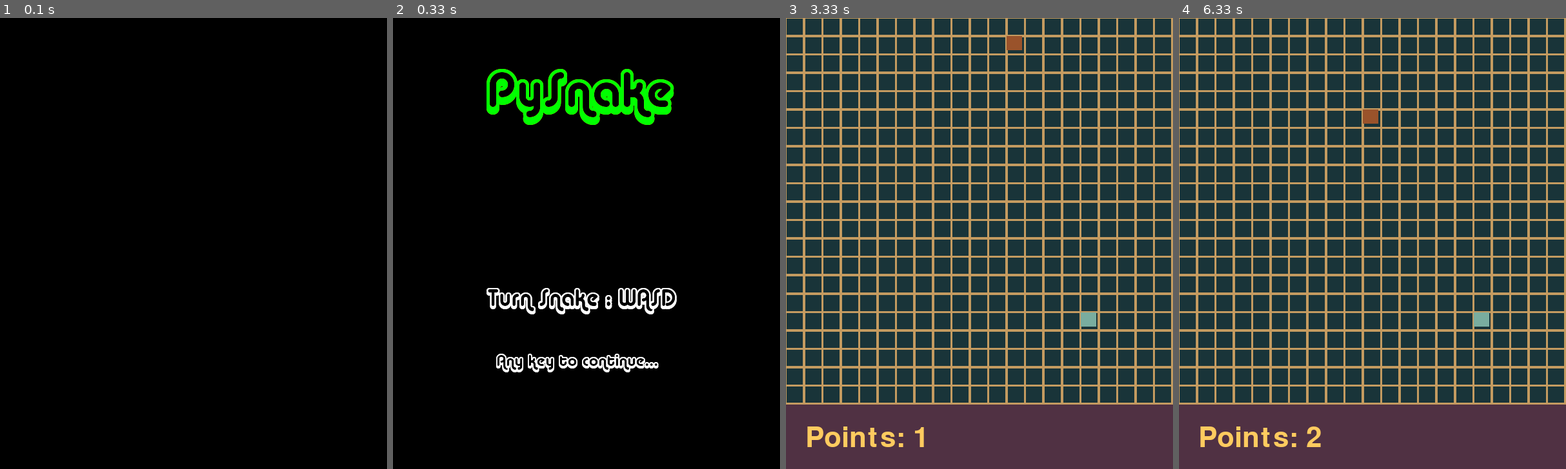
Above: before the commit, frames 1-4 (left to right).
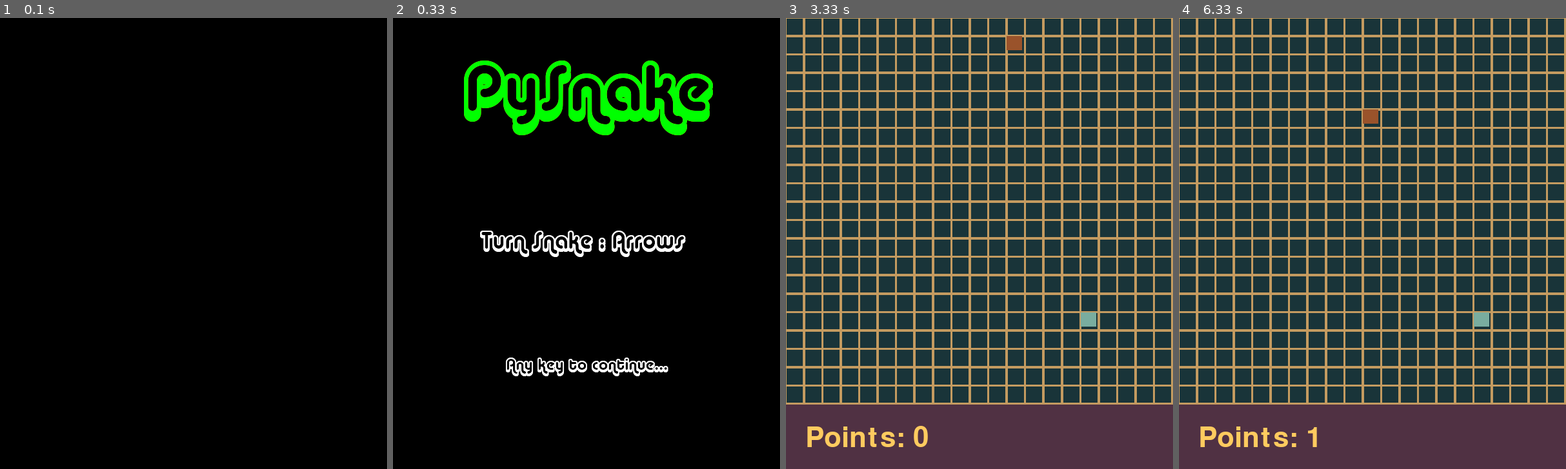
Above: after the commit, the same moments.

Repository: Tello-/Snake-in-Pygame
Game: pygame game, started from Snake_Game.py
The game is run twice, just before and just after one commit, with the same random seed, the same clock (stepped at 60 frames per second) and the same inputs.
Inputs:
- Up to frame 1 (0.1 s): no input
- Up to frame 2 (0.33 s): no input
- Up to frame 3 (3.33 s): tap Enter at 0.33 s; hold Right 0.67-1.13 s; hold Up 1.17-1.47 s; hold Right 1.5-1.97 s; hold Up 2-2.53 s; hold Left 2.57-2.87 s
- Up to frame 4 (6.33 s): hold Down 3.33-3.7 s; hold Right 3.73-4.37 s; hold Down 4.4-4.77 s; hold Left 4.8-5.27 s; hold Right 5.3-5.77 s; hold Up 5.8-6.1 s; hold Right from 6.13 s (still down)

Frame 1 is identical in both runs. In frame 2, 8.1% of the frame differs, in the area x 18-83%, y 9-80%; in frame 3, 0.1%; in frame 4, 0.1%.

Commit message:
wasn't happy with formatting so hard coded for now

Diff:
--- a/scene.py
+++ b/scene.py
@@ -41,20 +41,20 @@
         self.LOGO_CURRENT_COLOR = 1 # COLOR 1
         dirname = os.path.dirname(__file__)
         logoFontFileName = os.path.join(dirname, 'alba.super.ttf')
-        self.LOGO_FONT = pygame.font.Font(logoFontFileName,75 )
+        self.LOGO_FONT = pygame.font.Font(logoFontFileName,100 )
         self.CONTROL_FONT = pygame.font.Font(logoFontFileName, 35)
         self.ANYKEY_FONT = pygame.font.Font(logoFontFileName, 25)
         self.LOGO_TEXT = self.LOGO_FONT.render("PySnake", True, LOGO_COLORS[self.LOGO_CURRENT_COLOR])
-        self.LOGO_RECT = self.LOGO_TEXT.get_rect()
-        self.LOGO_RECT.topleft = (coord)
-
-        self.CONTROL_TEXT = self.CONTROL_FONT.render("Turn Snake : WASD", True, [255,255,255] )
-        self.CONTROL_RECT = self.CONTROL_TEXT.get_rect()
-        self.CONTROL_RECT.topleft = (0, WINDOW_HEIGHT * .50)
+        self.LOGO_RECT = pygame.Rect(55,20, 0, 0)
+        #self.LOGO_RECT.center = (0,0)
+
+        self.CONTROL_TEXT = self.CONTROL_FONT.render("Turn Snake : Arrows", True, [255,255,255] )
+        self.CONTROL_RECT = pygame.Rect(80,300, 0, 0)
+        #self.CONTROL_RECT.topleft = (0, WINDOW_HEIGHT * .50)
 
         self.ANYKEY_TEXT = self.ANYKEY_FONT.render("Any key to continue...", True, [255,255,255] )
-        self.ANYKEY_RECT = self.ANYKEY_TEXT.get_rect()
-        self.ANYKEY_RECT.topleft = (15, WINDOW_HEIGHT * .65)
+        self.ANYKEY_RECT = pygame.Rect(120,500, 0, 0)
+        #self.ANYKEY_RECT.topleft = (15, WINDOW_HEIGHT * .65)
 
 
         self.FRAME_SPEED = 8
@@ -146,12 +146,12 @@
         self._gameover = False
         self._isRunning = True
         self._hasBegun = False
+        self._timerBegun = False
 
         self.FRAME_SPEED = 10
 
         self._initFilledBG(BG_COLOR, self._GRID_LAYER)
         self._initGridOverlay(FG_COLOR, self._GRID_LAYER)
-        time.set_timer(self._TIMED_POINT_INCREASE_EVENT, 3000)
 
 
     def _desired_frame_speed(self) -> int:
@@ -185,7 +185,9 @@
                 self._hasBegun = True
 
     def _update_state(self) ->bool:
-
+        if self._hasBegun and not self._timerBegun:
+            self._timerBegun = True
+            time.set_timer(self._TIMED_POINT_INCREASE_EVENT, 3000)
         if self.apple == None:
             self.apple = self._spawnApple()
 
